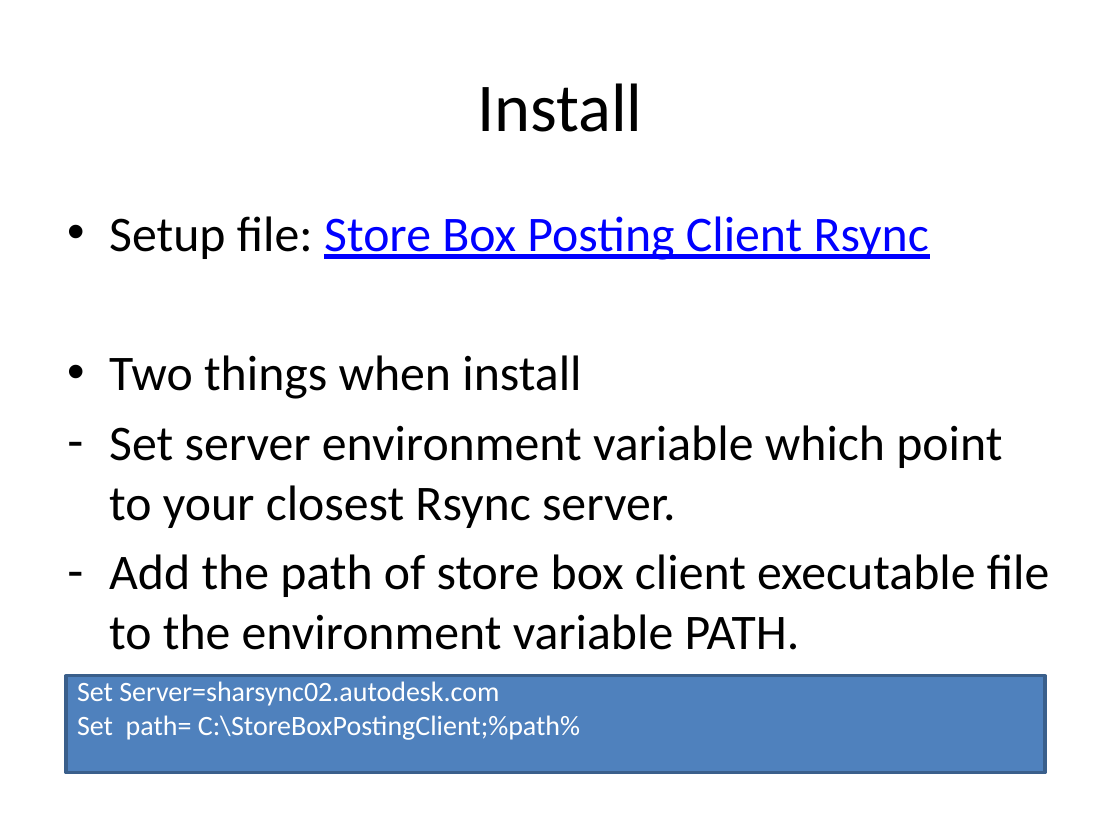
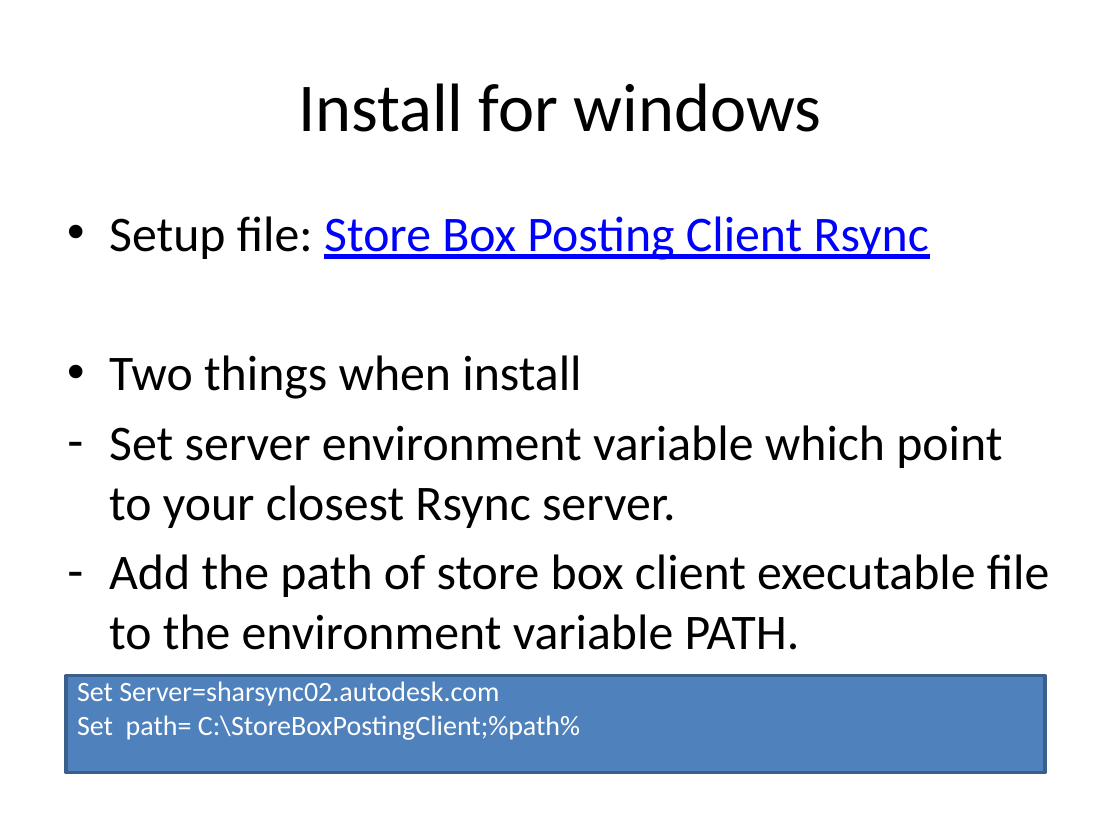
Before and after one commit to conail/buildrelease, a slide deck: slide 13 of Trunk/bredoc/StoreBox-central_storage_and_quick_posting.pptx. Drawn at 1120x840 pixels with LibreOffice and Linux fonts; fonts in the diff are those of the drawing. Boxes give left, top, right and bottom in pixels: in the first picture for what was removed or moved away, otherwise in the second. Text is boxed around its words. In the diff, an @@ line names an element or a change of style, - is before the commit and + after.

```diff
--- a/Trunk/bredoc/StoreBox-central_storage_and_quick_posting.pptx
+++ b/Trunk/bredoc/StoreBox-central_storage_and_quick_posting.pptx
@@ title at bbox=[298, 83, 821, 132]: text changed @@
-Install
+Install for windows
```
Also in this commit, not shown: 4 other slides changed, 3 slides added, 1 slide removed, 9 other files.
